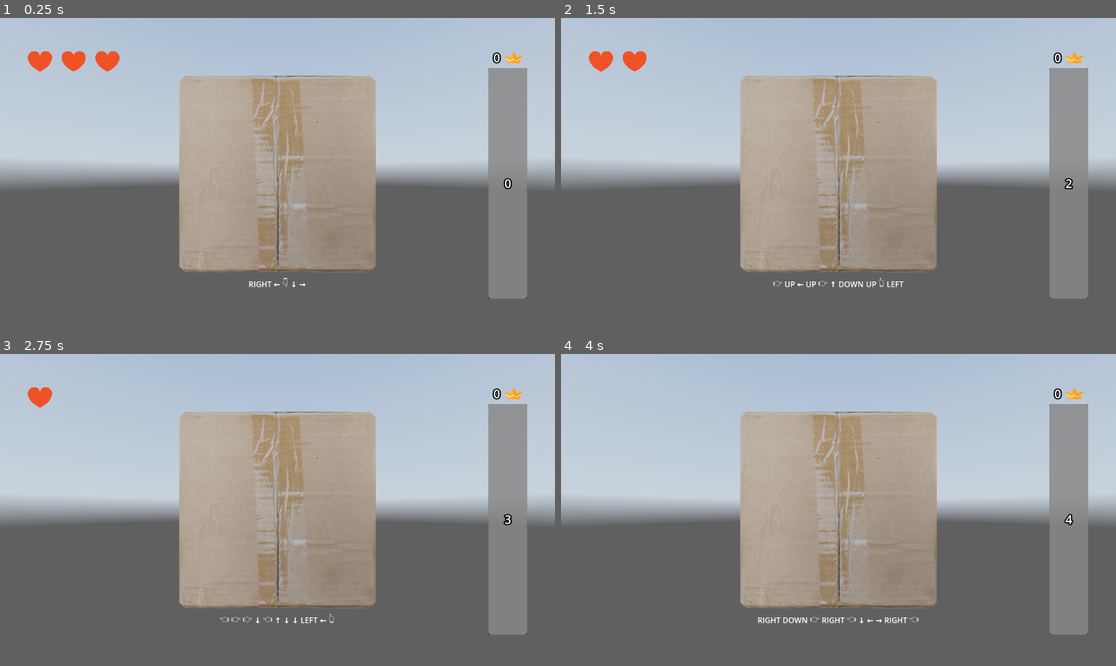
Above: before the commit, frames 1-4 (two rows, left to right).
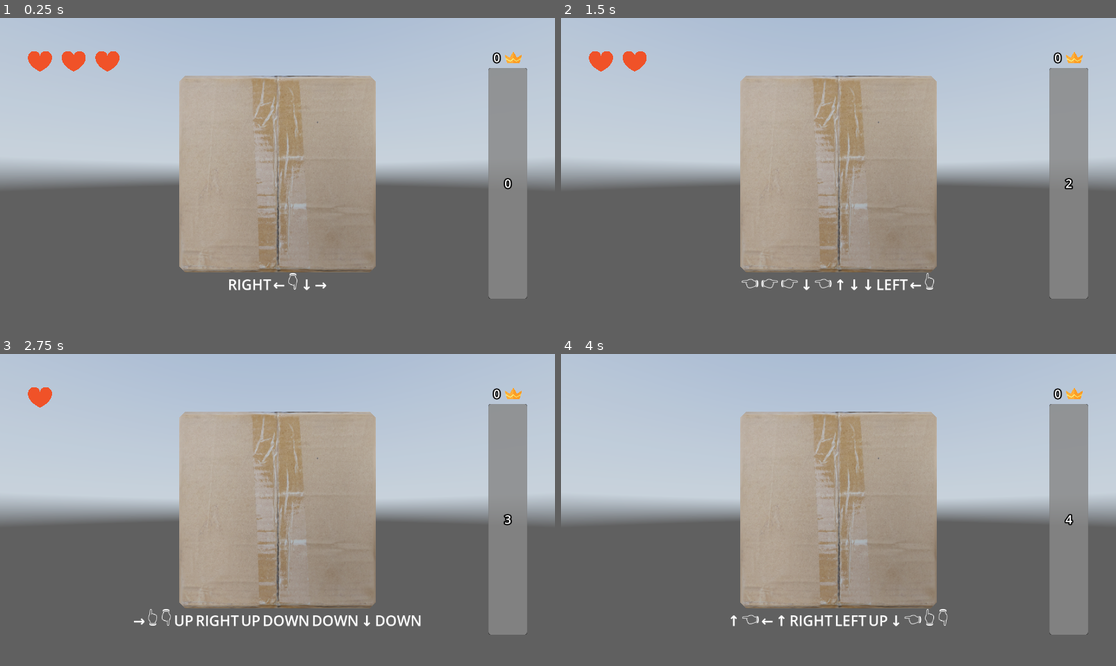
Above: after the commit, the same moments.

Repository: igormsiqueira0/cube-rotator
Game: Godot game, scene res://node_3d.tscn
Same seed, same stepped clock (60 frames per second), same inputs: the game is played once before the commit and once after it. A sky picture missing from this copy of the repository is replaced by a grey-blue gradient.
Inputs (mouse positions are in pixels of both pictures, inside the frame that each line leads up to):
- Up to frame 1 (0.25 s): no input
- Up to frame 2 (1.5 s): tap Enter (ui_accept) at 0.5, 0.77 s; move the mouse to (866, 174) at 0.52 s; hold Up (ui_up) from 0.53 s (still down); right-click (866, 174) at 0.6 s; click (866, 174) at 0.8 s; move the mouse to (810, 174) at 1.27 s; click (810, 174) at 1.35 s
- Up to frame 3 (2.75 s): keep holding Up (ui_up); tap Enter (ui_accept) at 1.52 s; right-click (249, 510) at 1.55 s; move the mouse to (288, 503) at 2.02 s; right-click (288, 503) at 2.1 s; click (288, 503) at 2.3 s
- Up to frame 4 (4 s): keep holding Up (ui_up); tap Enter (ui_accept) at 2.75, 3.02, 3.77 s; move the mouse to (832, 516) at 2.77 s; click (832, 516) at 2.85 s; right-click (832, 516) at 3.05 s; move the mouse to (877, 513) at 3.52 s; right-click (877, 513) at 3.6 s; click (877, 513) at 3.8 s

The runs differ from the first frame. In frame 1, 0.3% of the frame differs, in the area x 41-59%, y 81-88%; in frame 2, 0.5%; in frame 3, 0.9%, in the area x 24-76%, y 81-88%; in frame 4, 0.6%.

Commit message:
Evaluate input x indicators and increase font size

Diff:
--- a/canvas_layer.gd
+++ b/canvas_layer.gd
@@ -21,7 +21,7 @@
 var majority_direction = ""
 
 @onready var indicator_container: HBoxContainer = $Control/MarginContainer/IndicatorsContainer
-# TODO: increase indicator bar size, ensure one direction is most frequent
+# TODO: ensure one direction is most frequent
 
 @onready var progress_bar: ProgressBar = $Control/MarginContainer/VBoxContainer/PanelContainer/ProgressBar
 @onready var score_label: Label = $Control/MarginContainer/VBoxContainer/PanelContainer/ScoreLabel
@@ -66,10 +66,19 @@
 		var lbl = Label.new()
 		lbl.text = str(ind["symbol"])
 		lbl.add_theme_color_override("font_color", Color(1,1,1))
+		lbl.add_theme_font_size_override("font_size", 30)
 		indicator_container.add_child(lbl)
 
 func next_round():
 	generate_and_render_indicators()
+
+func evaluate(input_direction: String) -> void:
+	if health <= 0: return
+	if input_direction == majority_direction:
+		increment_score()
+	else:
+		take_damage()
+	next_round()
 
 func increment_score() -> void:
 	if health > 0:
@@ -102,6 +111,14 @@
 
 func _input(event):
 	# PARA TESTE
+	if Input.is_action_just_pressed("ui_left"):
+		evaluate("left")
+	if Input.is_action_just_pressed("ui_right"):
+		evaluate("right")
+	if Input.is_action_just_pressed("ui_up"):
+		evaluate("up")
+	if Input.is_action_just_pressed("ui_down"):
+		evaluate("down")
 	if Input.is_action_just_pressed("increment_score"): # btn esquerdo mouse
 		increment_score()
 	if Input.is_action_just_pressed("damage"): # btn direito do mouse
--- a/node_3d.tscn
+++ b/node_3d.tscn
@@ -137,7 +137,6 @@
 [node name="IndicatorsContainer" type="HBoxContainer" parent="CanvasLayer/Control/MarginContainer"]
 custom_minimum_size = Vector2(0, 60)
 layout_mode = 2
-size_flags_horizontal = 4
 size_flags_vertical = 8
 alignment = 1
 
